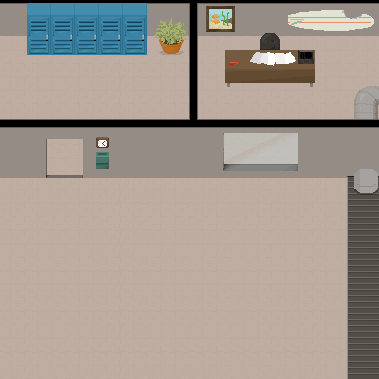
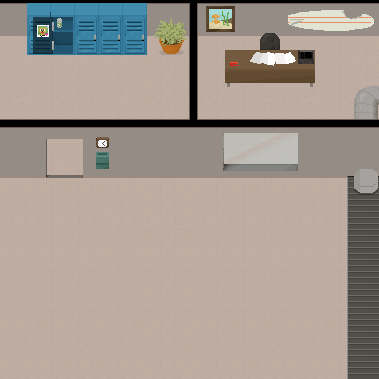
Layer changes from the first 379×379 image to the second:
added layer "Layer 57" in group "Group 1" over [52, 41, 54, 50]
added layer "Layer 60" in group "Group 1" over [37, 25, 49, 37]
added layer "Layer 56" in group "Group 1" over [33, 17, 54, 54]
painted on "Layer 29 copy 2" over [53, 17, 73, 54]
added layer "Layer 59" in group "Group 1" over [51, 39, 73, 54]
added layer "Layer 62" in group "Group 1" over [57, 18, 62, 28]
added layer "Layer 58" in group "Group 1" over [50, 12, 73, 54]
